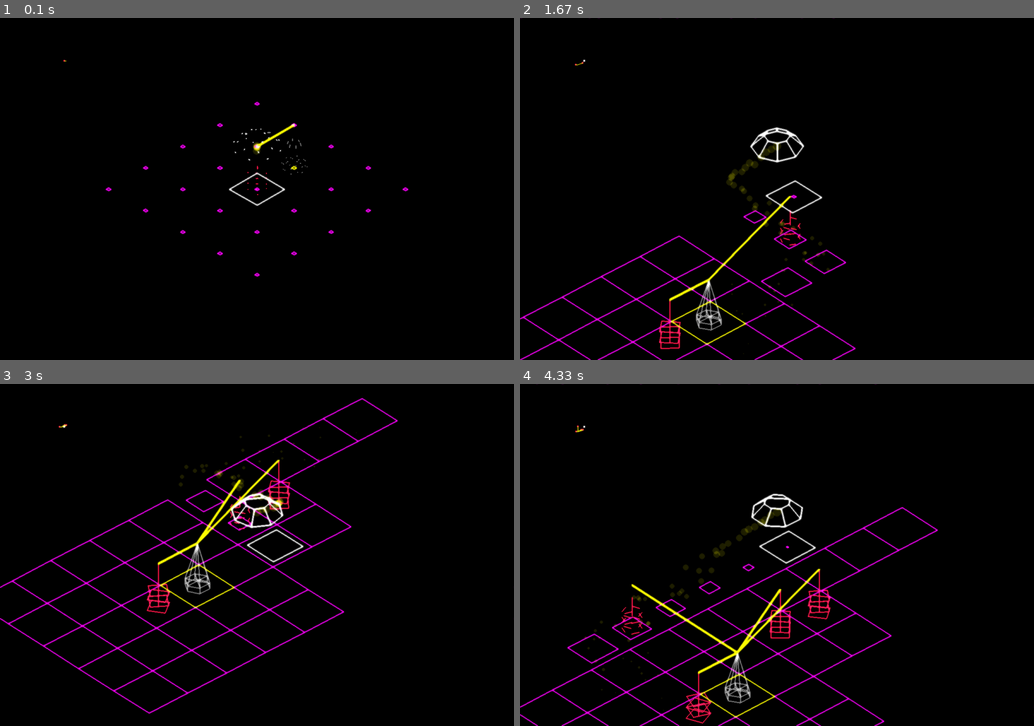
Above: before the commit, frames 1-4 (two rows, left to right).
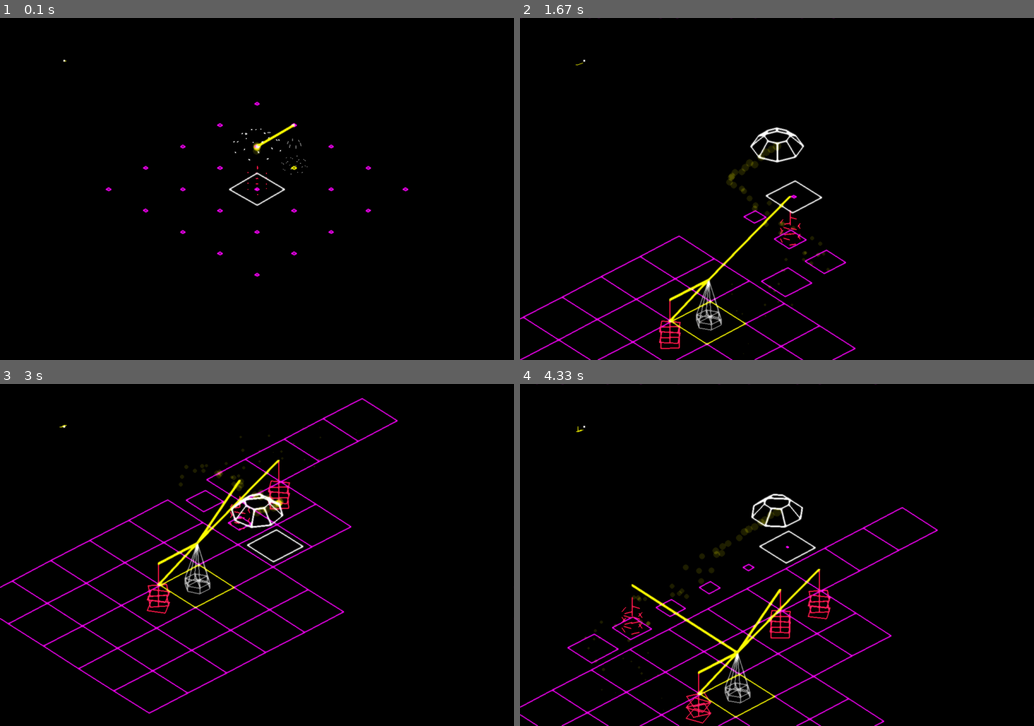
Above: after the commit, the same moments.

Repository: MathewKJ2048/pygame-jam-spring-2025
Game: pygame game, started from src/main.py
The game is run twice, just before and just after one commit, with the same random seed, the same clock (stepped at 60 frames per second) and the same inputs.
Inputs:
- Up to frame 1 (0.1 s): no input
- Up to frame 2 (1.67 s): tap V at 0.33 s; hold Right 0.67-1.13 s; tap . at 0.82 s; hold Up 1.17-1.47 s; tap E at 1.32 s; hold Right from 1.5 s (still down); tap , at 1.65 s
- Up to frame 3 (3 s): release Right at 1.97 s; hold Left 2-2.53 s; tap . at 2.15 s; hold Down 2.57-2.87 s; tap E at 2.72 s; hold Left from 2.9 s (still down)
- Up to frame 4 (4.33 s): tap , at 3.05 s; release Left at 3.3 s; hold Up 3.33-3.7 s; tap . at 3.48 s; hold Right from 3.73 s (still down); tap E at 3.88 s

The runs differ from the first frame. In frame 1, less than 0.1% of the frame differs, in the area x 12-13%, y 12-13%; in frame 2, 0.1%; in frame 3, 0.1%; in frame 4, 0.1%, in the area x 10-43%, y 12-91%.

Commit message:
policy for enemies

Diff:
--- a/src/battery.py
+++ b/src/battery.py
@@ -5,6 +5,9 @@
 	CAPACITY = 10
 	def get_color(self):
 		return GREEN
+	def __init__(self):
+		super().__init__()
+		self.PORTS = [Port(self,K3/2)]
 	def get_lines(self):
 		n = 4
 		height = 1
--- a/src/builder.py
+++ b/src/builder.py
@@ -12,4 +12,4 @@
 		L2 = [b/4 + K3 + K3/4 for b in BASE]
 		return make_pair_list(L1)+make_pair_list(L2)+interweave(L1,L2)
 	def get_particles(self):
-		return explosion(1,Vector3(*self.r,1),1,0,-2*K3,0.1,darken(YELLOW,0.1))
+		return explosion(self.get_render_size(),1,Vector3(*self.r,1),1,0,-2*K3,0.1,darken(YELLOW,0.1))
--- a/src/cannon.py
+++ b/src/cannon.py
@@ -62,7 +62,7 @@
 	def get_particles(self):
 		k = self.get_k()
 		if self.target and k==1:
-			return explosion(10,self.target.r,5,2,K3-K3,0.2,darken(GREEN,0.1))
+			return explosion(self.get_render_size(),10,Vector3(*self.target.r,1/2),5,2,K3-K3,0.2,darken(GREEN,0.1))
 		return []
 
 
--- a/src/conf.py
+++ b/src/conf.py
@@ -52,7 +52,9 @@
 MINI_WIDTH = WIDTH/4
 MINI_HEIGHT = HEIGHT/4
 MINI_SCALE = 4
-BLIP_RADIUS = 2
+BLIP_RADIUS = 3
+
+DIFFICULTY = 0.1 # range from 0 to infinity - 0 has no bugs
 
 
 CLOCK = pygame.time.Clock()
--- a/src/game.py
+++ b/src/game.py
@@ -134,6 +134,8 @@
 
 		self.remove_unhealthy_objects()
 
+		self.place_enemies()
+
 		self.evolve_camera(dt)
 		self.generate_log()
 
@@ -359,3 +361,31 @@
 		self.place_powered_object(Cannon())
 	def place_warper(self):
 		self.place_powered_object(Warper())
+
+	def get_base_c_R(self):
+		powered = [o for o in self.objects if isinstance(o,PoweredObject)]
+		for o in powered:
+			assert type(o.r)==Vector2
+		c = Vector2(0,0)
+		for o in powered:
+			c+=o.r
+		if len(powered)==0:
+			c = 0
+			R = 0
+		else:
+			c/=len(powered)
+			R = max([(c-o.r).length() for o in powered])
+		# c = sum([o.r for o in powered])/len(powered)
+
+		return c, R
+
+	def place_enemies(self):
+		num_bugs = len([o for o in self.objects if isinstance(o,Bug)])
+		num_engines = len([o for o in self.objects if isinstance(o,Engine)])
+		to_place = max(int(num_engines*DIFFICULTY - num_bugs),0)
+		c, R = self.get_base_c_R()
+		R = max(R,5)
+		for i in range(to_place):
+			b = random.choice([nimble,normal,tank])()
+			b.r = c + (R+5)*unit_vector(math.pi*2*random.random())
+			self.objects.append(b)
--- a/src/object.py
+++ b/src/object.py
@@ -14,7 +14,7 @@
 	def get_particles(self):
 		return []# explosion(1,self.r,1,0.5,K3,0.1)
 	def get_final_particles(self):
-		return explosion(1000,self.r,5,2,K3-K3,0.1,darken(self.get_color(),0.1))
+		return explosion(self.get_render_size(),1000,Vector3(*self.r,1/2),5,2,K3-K3,0.1,darken(self.get_color(),0.1))
 	def evolve(self,dt):
 		self.time+=dt
 	def size(self):
--- a/src/particle.py
+++ b/src/particle.py
@@ -23,11 +23,13 @@
 		f = min(1,self.time/self.max_time)
 		return (1-f)*self.radius
 
-def explosion(number,r,max_v,min_v,bias_v,radius,color):
+def explosion(size,number,r,max_v,min_v,bias_v,radius,color):
 	sqrt3 = math.sqrt(3)
+	r = Vector3(r.x,r.y,r.z*size)
+	bias_v*=size
 	particles = []
 	def rand_v():
-		return (max_v+random.random()*(max_v-min_v))
+		return (max_v+random.random()*(max_v-min_v))*size
 	for i in range(number):
 		p = Particle(r,shift = 1/2)
 		p.color = color
--- a/src/render.py
+++ b/src/render.py
@@ -91,7 +91,7 @@
 def render_particle(surface,p,game):
 	if abs(p.level - game.camera_level)>2:
 		return
-	R = p.get_radius()*(SUBDIVISION**game.camera_level)*CAMERA_CONSTANT_SCALE
+	R = p.get_radius()*CAMERA_CONSTANT_SCALE
 	particle_surface = pygame.Surface((2*R,2*R))
 	particle_surface.fill(BACKGROUND)
 	pygame.draw.circle(particle_surface,p.color,(R,R),R)
@@ -127,7 +127,7 @@
 	pygame.draw.circle(surface,game.builder.get_color(),mini_project(game.builder.r),2)
 	mini_objects = [o for o in game.objects if o.level<=game.builder.level ]
 	for o in mini_objects:
-		if type(o) != Bug and type(o) not in [Tower, HighTower]:
+		if type(o) != Bug and type(o) in [Cannon, Warper]:
 			pygame.draw.circle(surface,o.get_color(),mini_project(o.r),BLIP_RADIUS)
 	for o in mini_objects:
 		if isinstance(o,PoweredObject):
Not shown, changed: README.md
Binary file changed: samples/image.png
